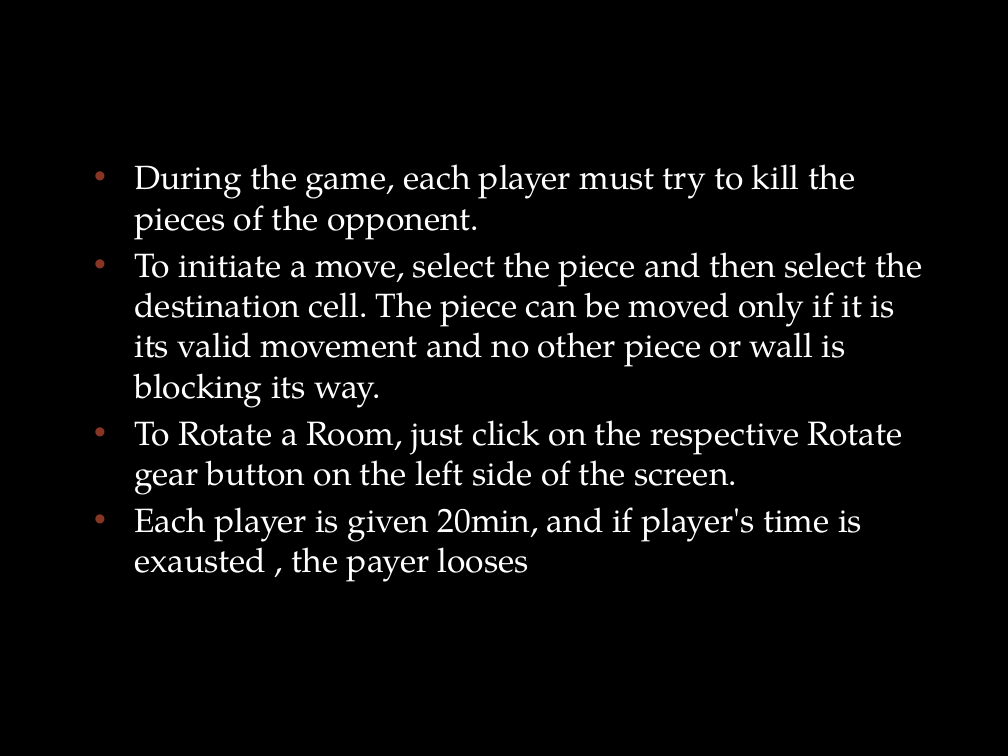
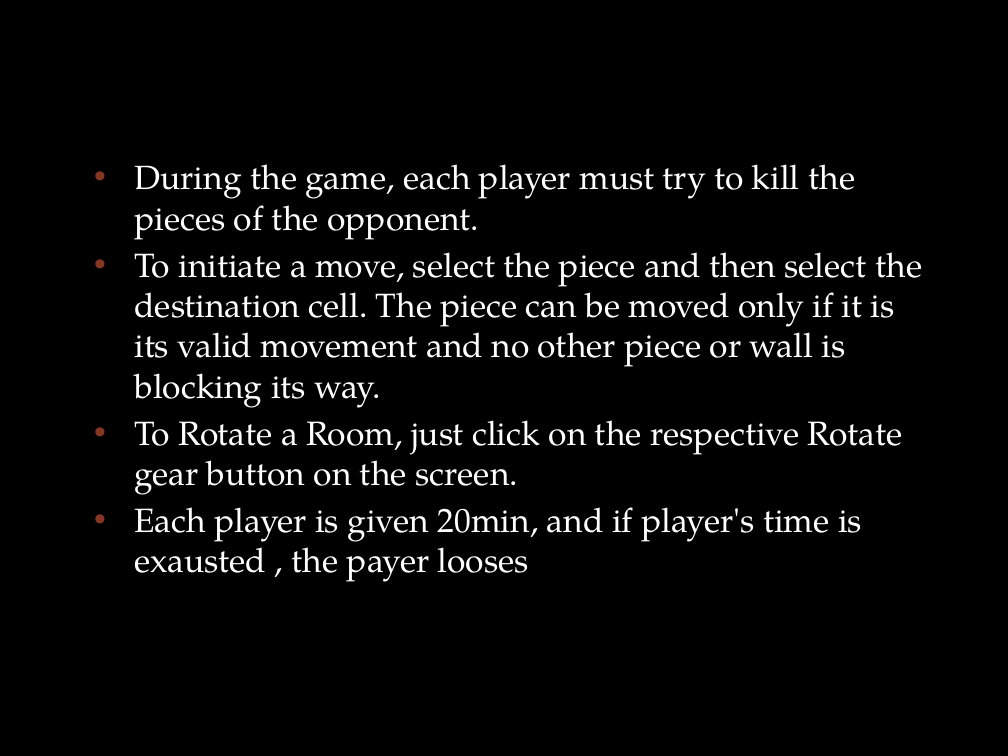
Before and after one commit to haxer-max/techno-marauders-chess, a slide deck: slide 7 of rules.pptx. Drawn at 1008x756 pixels with LibreOffice and Linux fonts; fonts in the diff are those of the drawing; background and template pictures are left out. Boxes give left, top, right and bottom in pixels: in the first picture for what was removed or moved away, otherwise in the second. Text is boxed around its words. In the diff, an @@ line names an element or a change of style, - is before the commit and + after.

```diff
--- a/rules.pptx
+++ b/rules.pptx
@@ text at bbox=[134, 420, 902, 495]: text changed @@
-• To Rotate a Room, just click on the respective Rotate gear button on the left side of the screen.
+• To Rotate a Room, just click on the respective Rotate gear button on the screen.
```
Also in this commit, not shown: 3 other slides changed, 2 other files.
